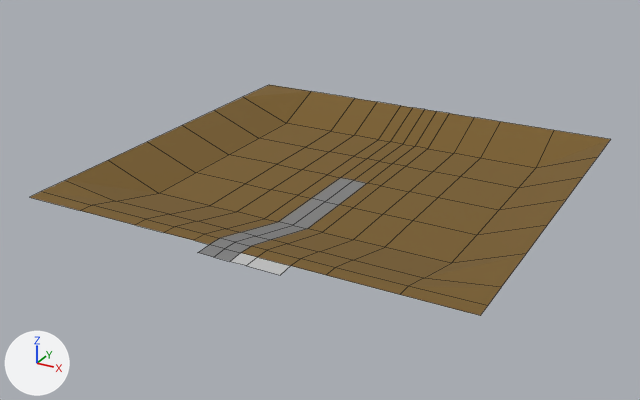
Before and after pictures for a commit that changed the Blender file assets/buildings/poor_hood.blend.
Before and after are seen from a 50 mm camera at (48.8, -66.1, 42.1) aimed at (-1.7, 25.8, -3.9). Arrows for +X, +Y and +Z are at lower left; the lights stay in place. The picture after the commit comes second. Mesh edges are drawn as thin lines. Objects named as collision shapes, trigger or cutter boxes, shadow casters or lower levels of detail are left out.
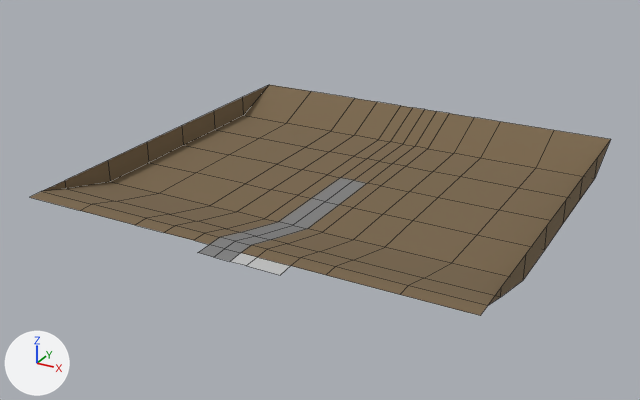
What differs and where, as boxes (x1, y1, x2, y2) in the pictures (640 x 400 px):
```json
{"object": "Plane", "change": "recoloured, reshaped", "before": [30, 85, 611, 316], "after": [30, 85, 611, 316]}
{"part": 1, "of": "me_plane", "change": "cut back", "before": [30, 85, 611, 306], "after": [30, 85, 611, 306]}
```

Edits to the scene script, one JSON object a line:
```json
{"op": "set", "path": "mat_terrain.base_color", "old": "(0.195, 0.114, 0.0273)", "new": "(0.195, 0.136, 0.0727)", "note": "brown #7a5f2e -> brown #7a674c"}
{"block": "me_plane", "where": "# used by ob_plane; location = (0.0, 0.0, 0.0)"}
{"op": "remove", "block": "me_plane", "code": "me_plane.from_pydata(...)  # 122 vertices, 100 faces; spans x -28.0..28.0, y 0.0..56.0, z -3.0..0.1"}
{"op": "add", "block": "me_plane", "code": "me_plane.from_pydata(...)  # 134 vertices, 114 faces; spans x -28.0..28.0, y 0.0..56.0, z -3.0..0.1"}
{"block": "me_plane", "change": "me_plane part 1"}
{"block": "me_plane", "change": "14 faces are deleted"}
{"block": "me_plane", "change": "11 vertices in x -20.0..20.0, y 4.0, z 0.0 move by (0.0, 0.0, 0.1)"}
{"block": "me_plane", "change": "2 vertices are added at (28.0, 8.0, -1.0), (-28.0, 8.0, -1.0)"}
{"block": "me_plane", "change": "10 new vertices lie (0.0, 0.0, -3.1) away from vertices in x -28.0..28.0, y 16.0..48.0, z 0.1"}
{"block": "me_plane", "change": "28 new faces join them, mat_terrain (brown #7a674c)"}
```
